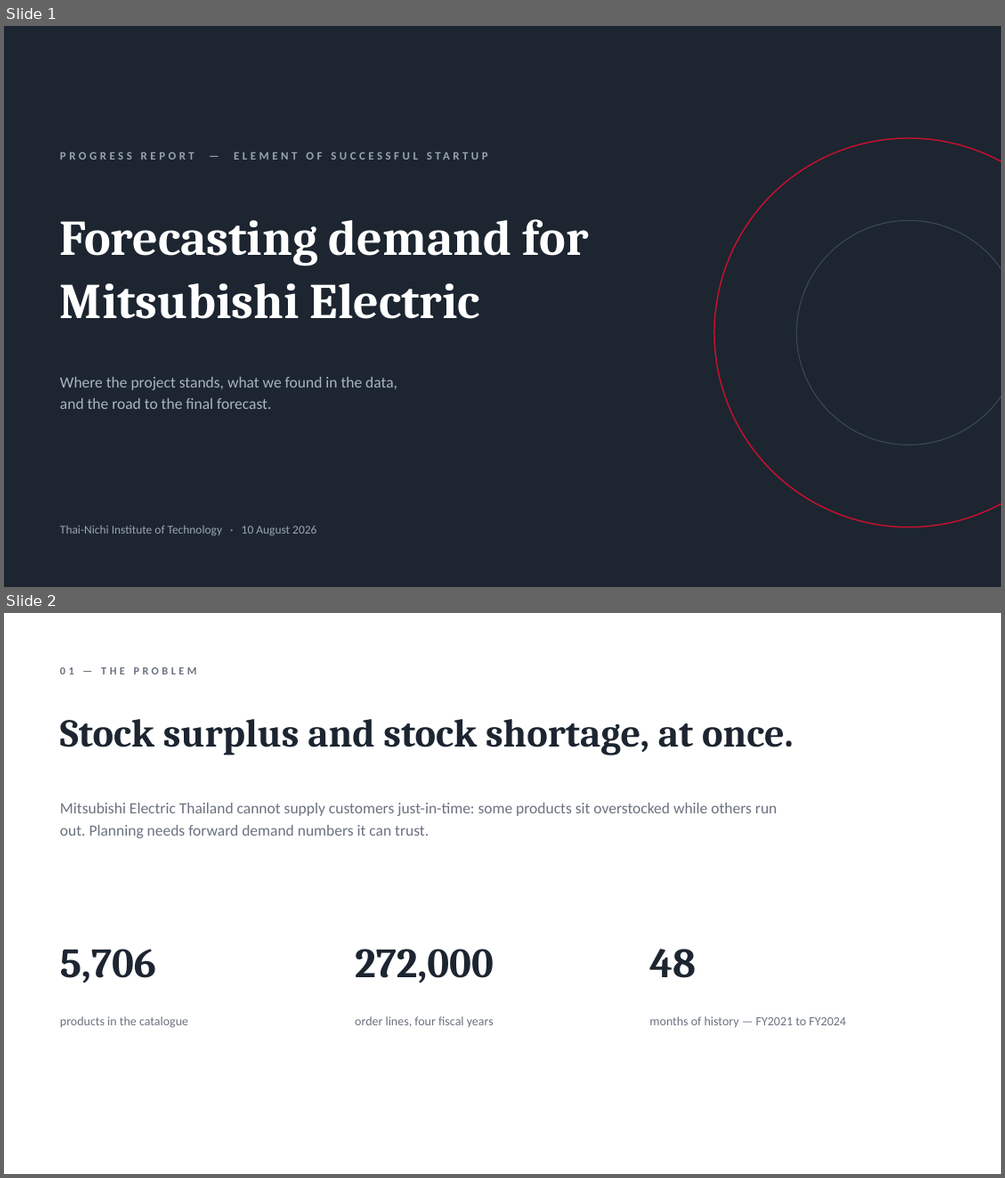
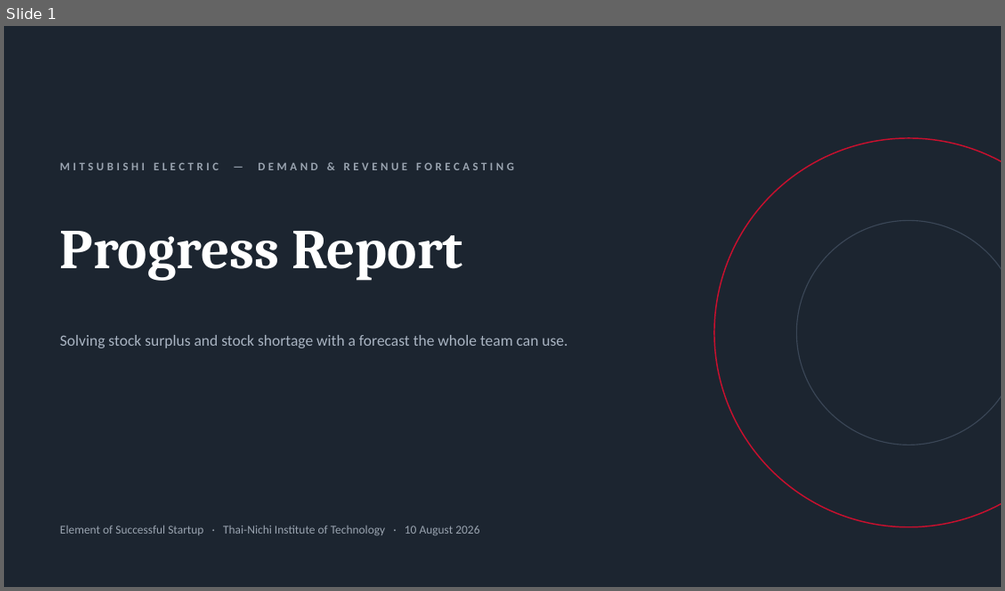
Before and after one commit to DokkDokki/SOE-105, a slide deck: presentation/FY2025_progress_report.pptx. Shown one above the other, each under a label of ours: slides 1 and 2 before the commit, slide 1 after it. The pictures are 1005x1178 and 1005x591 pixels, drawn with LibreOffice and Linux fonts; fonts in the diff are those of the drawing. Boxes give left, top, right and bottom in pixels: in the first picture for what was removed or moved away, otherwise in the second. Text is boxed around its words. In the diff, an @@ line names an element or a change of style, - is before the commit and + after.

```diff
--- a/presentation/FY2025_progress_report.pptx
+++ b/presentation/FY2025_progress_report.pptx
@@ slide 2 removed at (x1=4, y1=613, x2=1001, y2=1174), background #FFFFFF @@
@@ text removed at (x1=60, y1=667, x2=197, y2=674) @@
-01 — THE PROBLEM
@@ text removed at (x1=60, y1=719, x2=793, y2=755) @@
-Stock surplus and stock shortage, at once.
@@ text removed at (x1=60, y1=803, x2=777, y2=838) @@
-Mitsubishi Electric Thailand cannot supply customers just-in-time: some products sit overstocked while others run out. Planning needs forward demand numbers it can trust.
@@ text removed at (x1=60, y1=949, x2=156, y2=982) @@
-5,706
@@ text removed at (x1=355, y1=949, x2=494, y2=983) @@
-272,000
@@ text removed at (x1=649, y1=949, x2=696, y2=978) @@
-48
@@ text removed at (x1=60, y1=1016, x2=188, y2=1028) @@
-products in the catalogue
@@ text removed at (x1=355, y1=1016, x2=494, y2=1027) @@
-order lines, four fiscal years
@@ text removed at (x1=649, y1=1016, x2=846, y2=1027) @@
-months of history — FY2021 to FY2024
@@ slide 1 changed as well @@
@@ text at (x1=60, y1=162, x2=514, y2=170): text changed @@
-PROGRESS REPORT — ELEMENT OF SUCCESSFUL STARTUP
+MITSUBISHI ELECTRIC — DEMAND & REVENUE FORECASTING
@@ text at (x1=60, y1=231, x2=463, y2=281): text changed; size 48 to 54 pt @@
-Forecasting demand for
-Mitsubishi Electric
+Progress Report
@@ text at (x1=60, y1=335, x2=567, y2=348): text changed @@
-Where the project stands, what we found in the data,
-and the road to the final forecast.
+Solving stock surplus and stock shortage with a forecast the whole team can use.
@@ text at (x1=60, y1=524, x2=479, y2=535): text changed @@
-Thai-Nichi Institute of Technology · 10 August 2026
+Element of Successful Startup · Thai-Nichi Institute of Technology · 10 August 2026
```
Also in this commit, not shown: 5 other slides changed, 2 slides added, 3 other slides removed.
